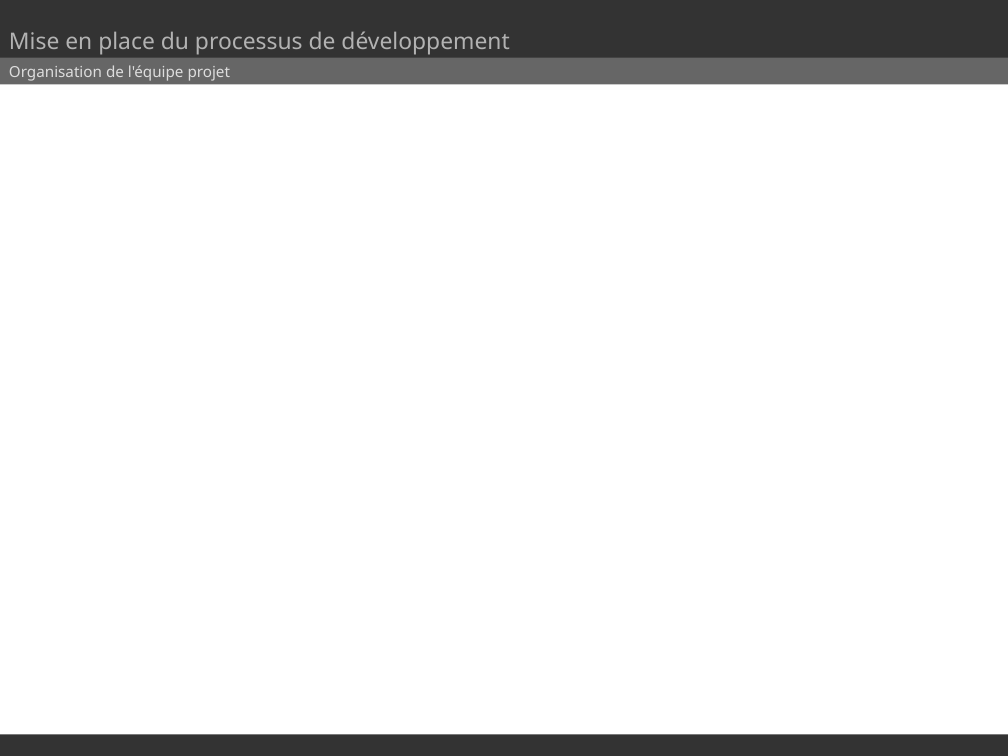
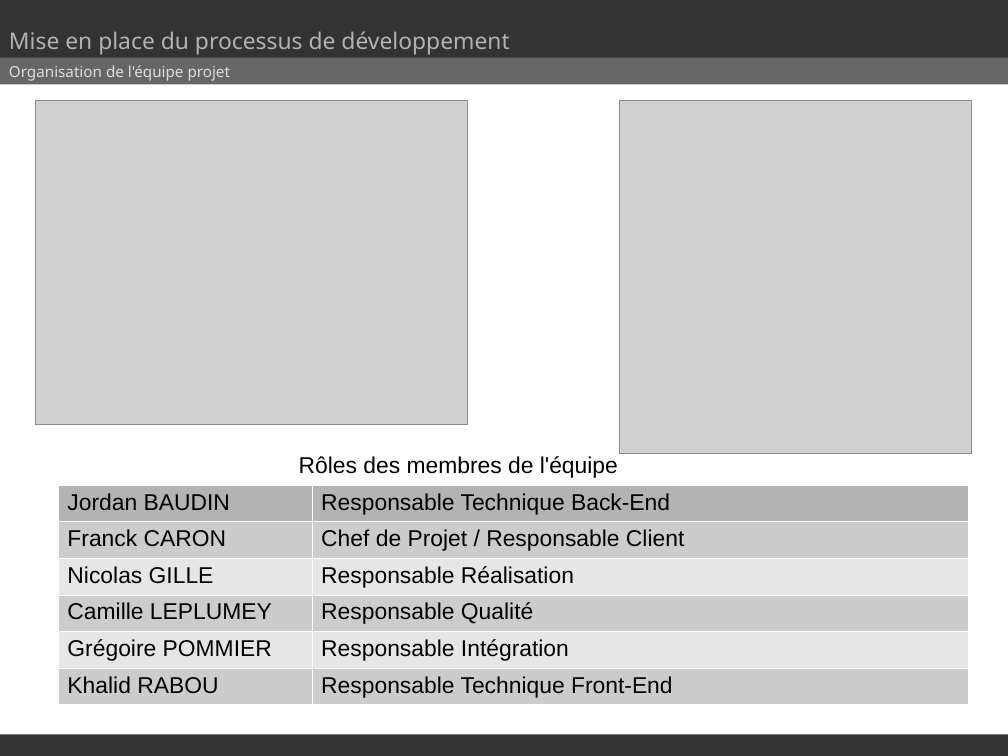
Before and after one commit to SmartLoggerManagement/SmartLogger, a slide deck: slide 10 of presentation.odp. Drawn at 1008x756 pixels with LibreOffice and Linux fonts; fonts in the diff are those of the drawing; grey boxes stand for pictures. Boxes give left, top, right and bottom in pixels: in the first picture for what was removed or moved away, otherwise in the second. Text is boxed around its words. In the diff, an @@ line names an element or a change of style, - is before the commit and + after.

Commit message:
Ajout de la partie sur la gestion de l'équipe de la présentation

```diff
--- a/presentation.odp
+++ b/presentation.odp
@@ picture added at (36,101,467,424) @@
@@ picture added at (619,101,972,454) @@
@@ text added at (299,456,618,478), 18 pt, text #000000 @@
+Rôles des membres de l'équipe
@@ table added at (59,485,969,702), 6 rows, 2 columns @@
+Jordan BAUDIN | Responsable Technique Back-End
+Franck CARON | Chef de Projet / Responsable Client
+Nicolas GILLE | Responsable Réalisation
+Camille LEPLUMEY | Responsable Qualité
+Grégoire POMMIER | Responsable Intégration
+Khalid RABOU | Responsable Technique Front-End
```
Also in this commit, not shown: 1 other slide changed, 2 other files.
